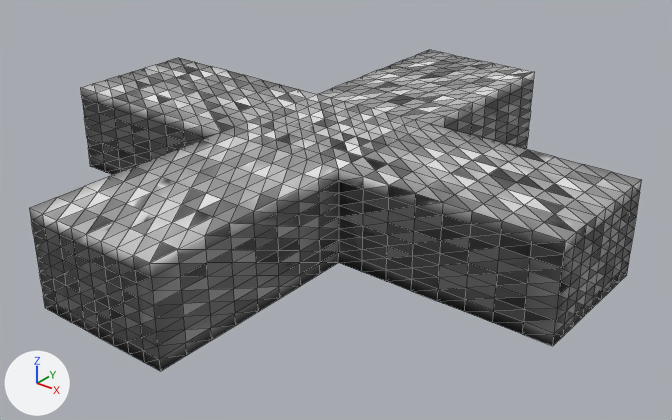
One commit to the glTF model resources/shape-15.glb: the scene before it, then after it.
The view is the same before and after, from a 50 mm camera at (0.936, -1.145, 0.687) aimed at (0.03, -0.013, -0.015). Every picture has the same lights, and +X, +Y and +Z are marked at lower left. Mesh edges are drawn as thin lines. Vertices at the same position are counted once.

Names of what the first picture shows: 'defaultobject'.
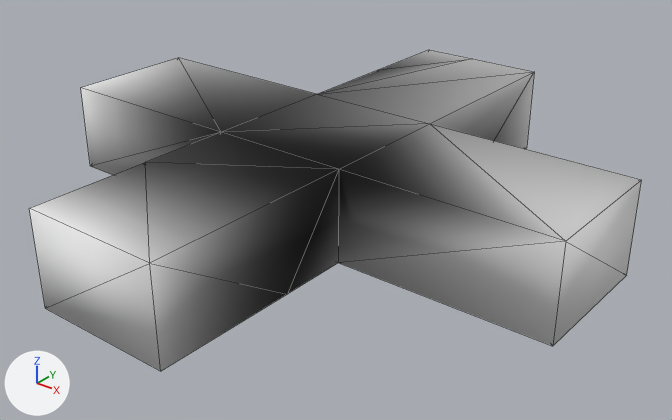
Changed parts and their boxes [x1, y1, x2, y2] in the pictures (672 x 420 px):
part 1 of me_defaultobject, cut back
    before: [29, 50, 642, 371]
    after: [30, 50, 534, 371]

The change, as a list of edits to the scene's bpy script:
```text
Change me_defaultobject:
    used by ob_defaultobject; location = (0.0, 0.0, 0.0)
    remove me_defaultobject.from_pydata(...)  # 1410 vertices, 2816 faces; spans x -0.5..0.5, y -0.5..0.5, z -0.038..0.125
    add me_defaultobject.from_pydata(...)  # 34 vertices, 64 faces; spans x -0.5..0.5, y -0.5..0.5, z -0.038..0.125
    me_defaultobject part 1: 1386 vertices removed from x -0.5..0.5, y -0.5..0.5, z -0.038..0.125; 10 vertices added at x -0.125..0.311, y -0.305..0.5, z -0.038..0.125
    me_defaultobject part 2: the surface is now shaded smooth
```
